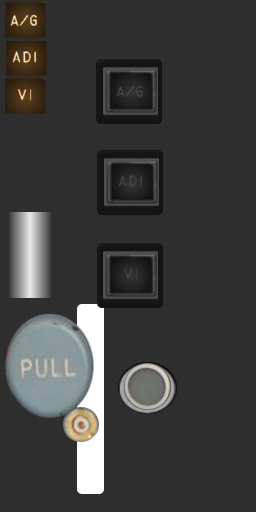
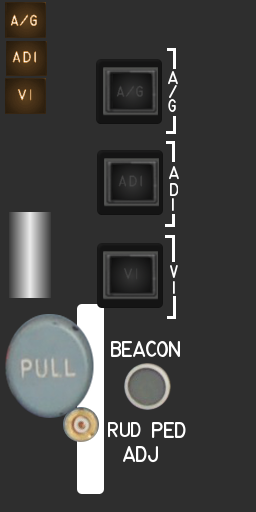
Comparing the layer stacks of the two (256, 512) images. Changes:
hid "Pasted Layer #2" over [118, 362, 177, 414]
added layer "I" above "D" over [172, 198, 174, 211]
added layer "D" above "A" over [170, 183, 178, 196]
added layer "A" above "G" over [169, 166, 179, 180]
added layer "G" above "/" over [168, 99, 176, 112]
added layer "/" above "A ..." over [169, 85, 177, 98]
added layer "A ..." above "I #1" over [168, 71, 178, 85]
added layer "I #1" above "V" over [173, 281, 175, 294]
added layer "V" above "legends" over [170, 265, 178, 278]
showed "legends", painted on it over [113, 48, 180, 355]
added layer "BEACON #1" above "ADJ" over [111, 340, 180, 357]
added layer "ADJ" above "PED" over [123, 446, 158, 463]
added layer "PED" above "RUD" over [152, 422, 186, 438]
renamed "RUD PED ..." to "RUD", showed it, painted on it over [108, 422, 184, 463]
